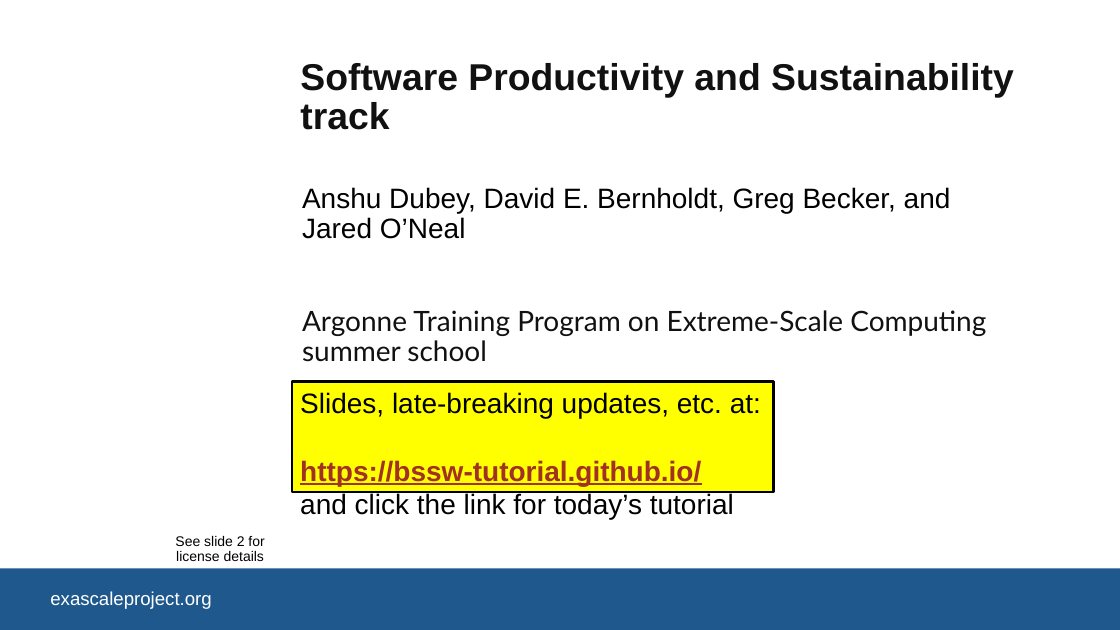
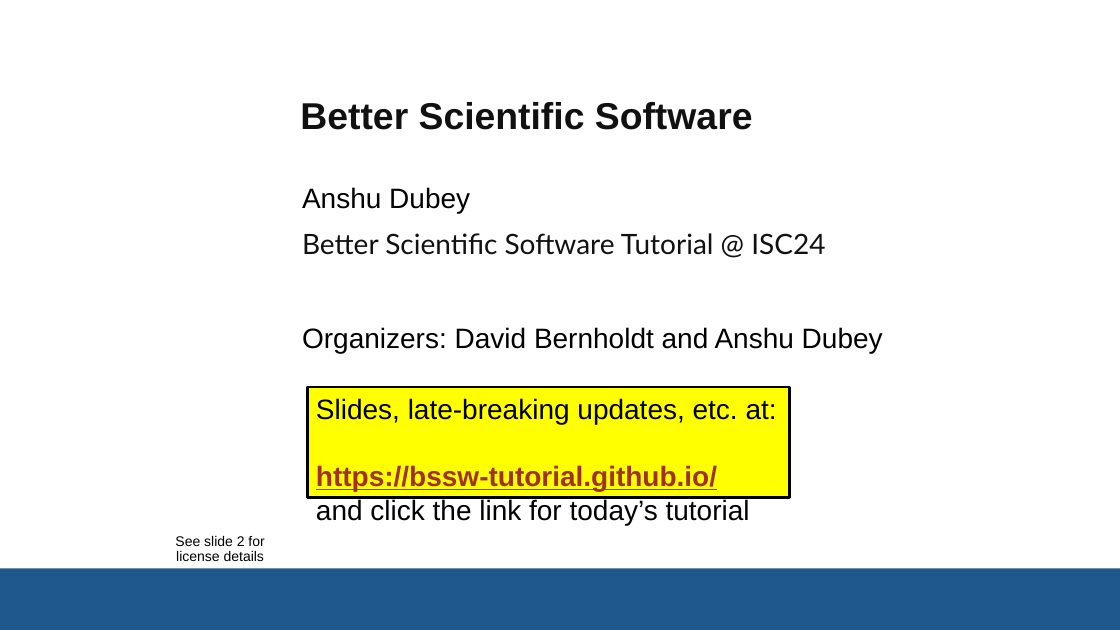
Before and after one commit to bssw-tutorial/presentations, a slide deck: slide 1 of intro-a.pptx. Drawn at 1120x630 pixels with LibreOffice and Linux fonts; fonts in the diff are those of the drawing; background and template pictures are left out. Boxes give left, top, right and bottom in pixels: in the first picture for what was removed or moved away, otherwise in the second. Text is boxed around its words. In the diff, an @@ line names an element or a change of style, - is before the commit and + after.

```diff
--- a/intro-a.pptx
+++ b/intro-a.pptx
@@ title at (x1=300, y1=102, x2=753, y2=130): text changed @@
-Software Productivity and Sustainability track
+Better Scientific Software
@@ subtitle at (x1=302, y1=187, x2=883, y2=353): text changed; font Lato to Arial; text colour #111111 to #000000 @@
-Anshu Dubey, David E. Bernholdt, Greg Becker, and Jared O’Neal
-Argonne Training Program on Extreme-Scale Computing summer school
+Anshu Dubey
+Better Scientific Software Tutorial @ ISC24
+Organizers: David Bernholdt and Anshu Dubey
@@ rectangle "Slides, late-breaking updates, etc. at: ..." moved from (x1=292, y1=382, x2=774, y2=492) to (x1=308, y1=387, x2=789, y2=497) @@
@@ text in rectangle at (x1=50, y1=591, x2=211, y2=609): text removed @@
-exascaleproject.org
```
Also in this commit, not shown: 5 other slides changed, 2 slides removed, 3 other files.
